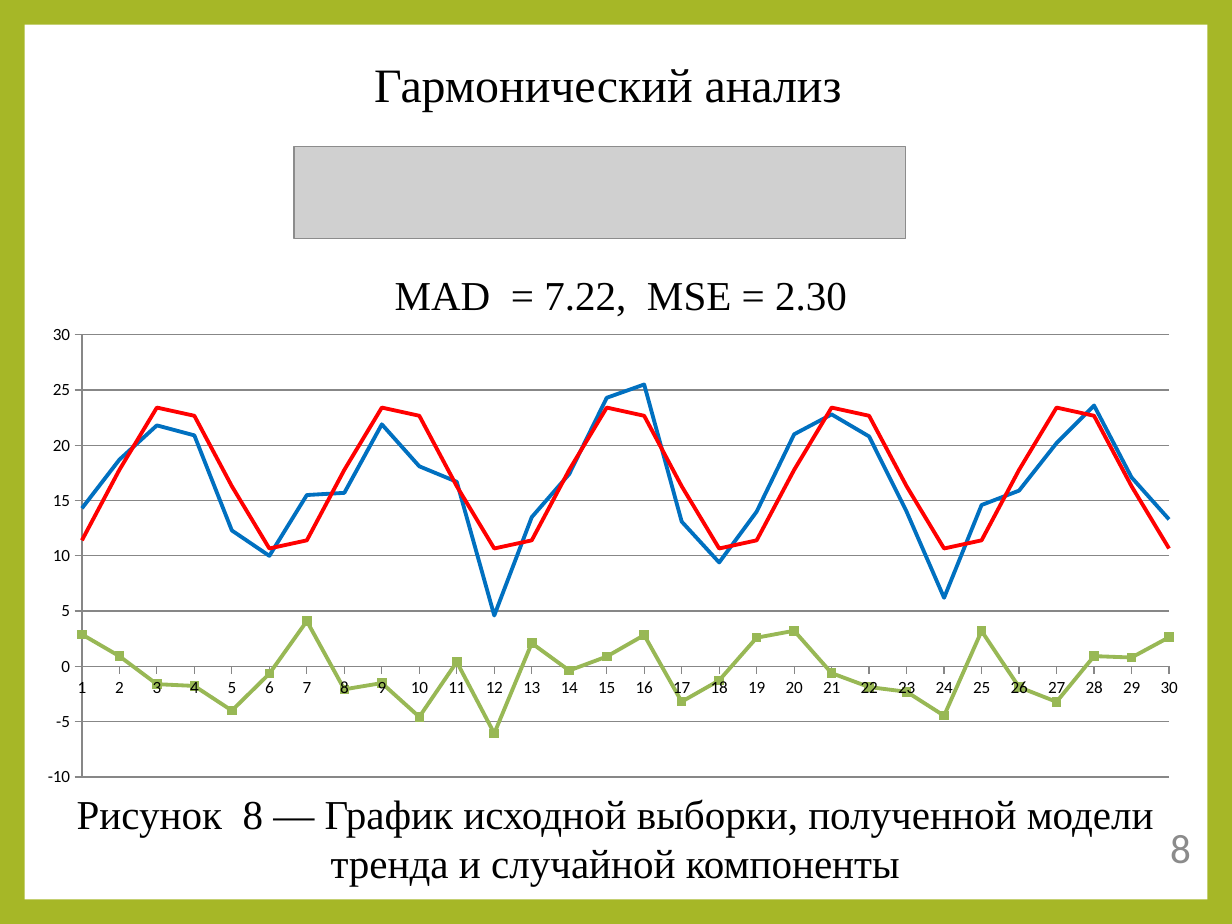
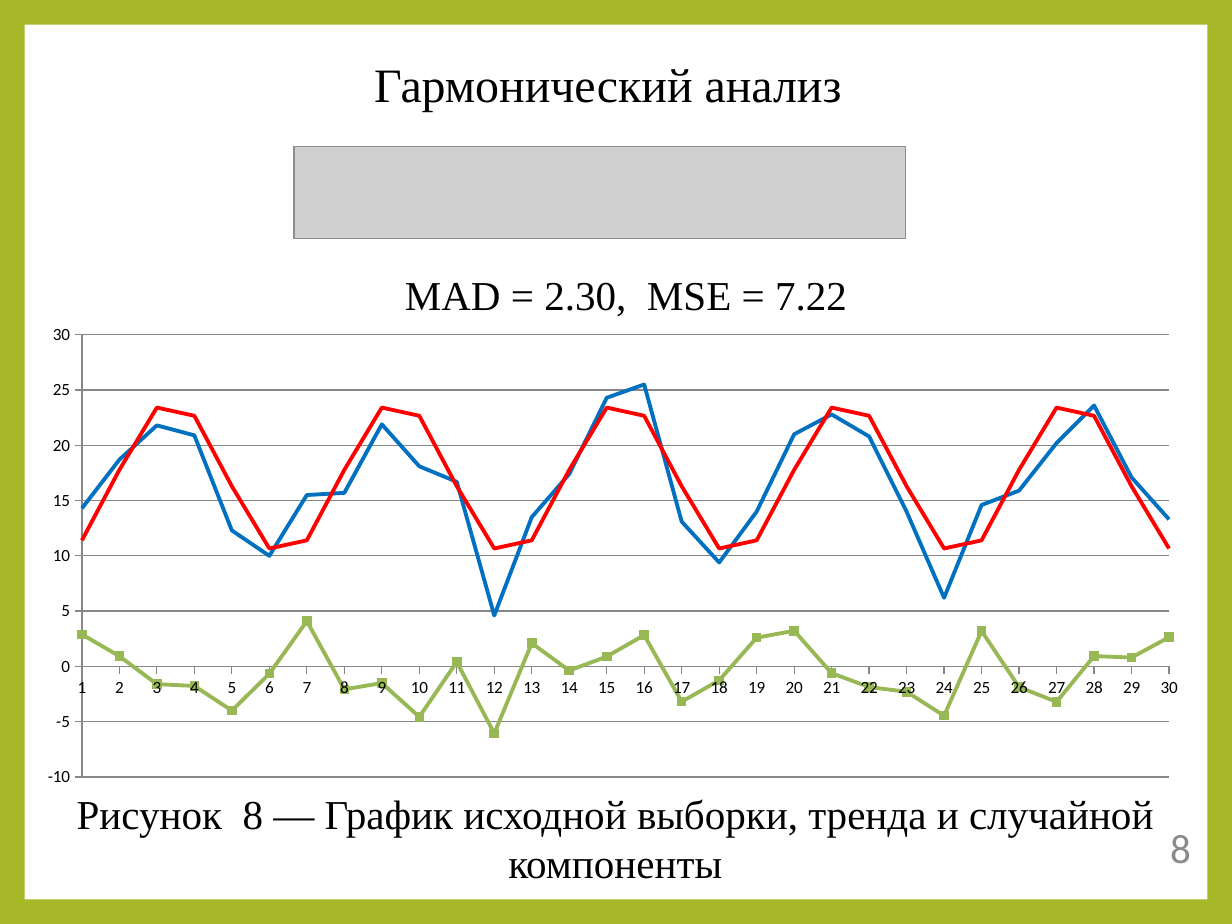
Before and after one commit to Ivan456/diplom, a slide deck: slide 8 of Ivan Vodich.pptx. Drawn at 1232x924 pixels with LibreOffice and Linux fonts; fonts in the diff are those of the drawing; grey boxes stand for pictures. Boxes give left, top, right and bottom in pixels: in the first picture for what was removed or moved away, otherwise in the second. Text is boxed around its words. In the diff, an @@ line names an element or a change of style, - is before the commit and + after.

```diff
--- a/Ivan Vodich.pptx
+++ b/Ivan Vodich.pptx
@@ text at (x1=405, y1=282, x2=847, y2=316): text changed @@
-MAD = 7.22, MSE = 2.30
+MAD = 2.30, MSE = 7.22
@@ text at (x1=77, y1=799, x2=1153, y2=879): text changed @@
-Рисунок 8 ― График исходной выборки, полученной модели тренда и случайной компоненты
+Рисунок 8 ― График исходной выборки, тренда и случайной компоненты
```
Also in this commit, not shown: 5 other slides changed, 3 other files.
